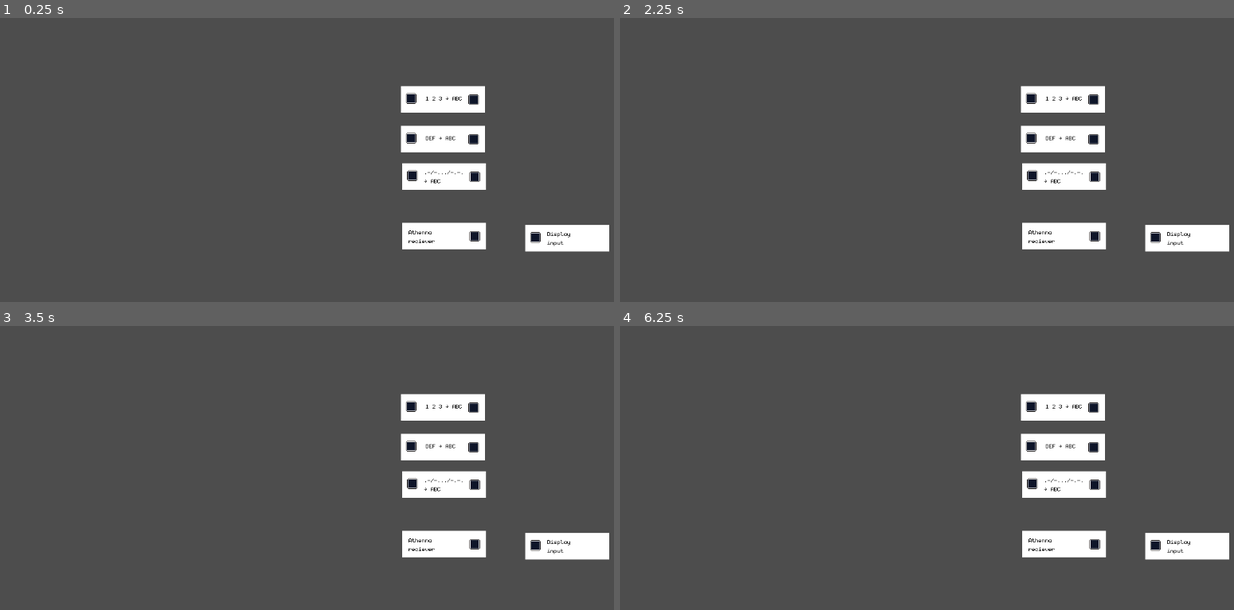
Above: before the commit, frames 1-4 (two rows, left to right).
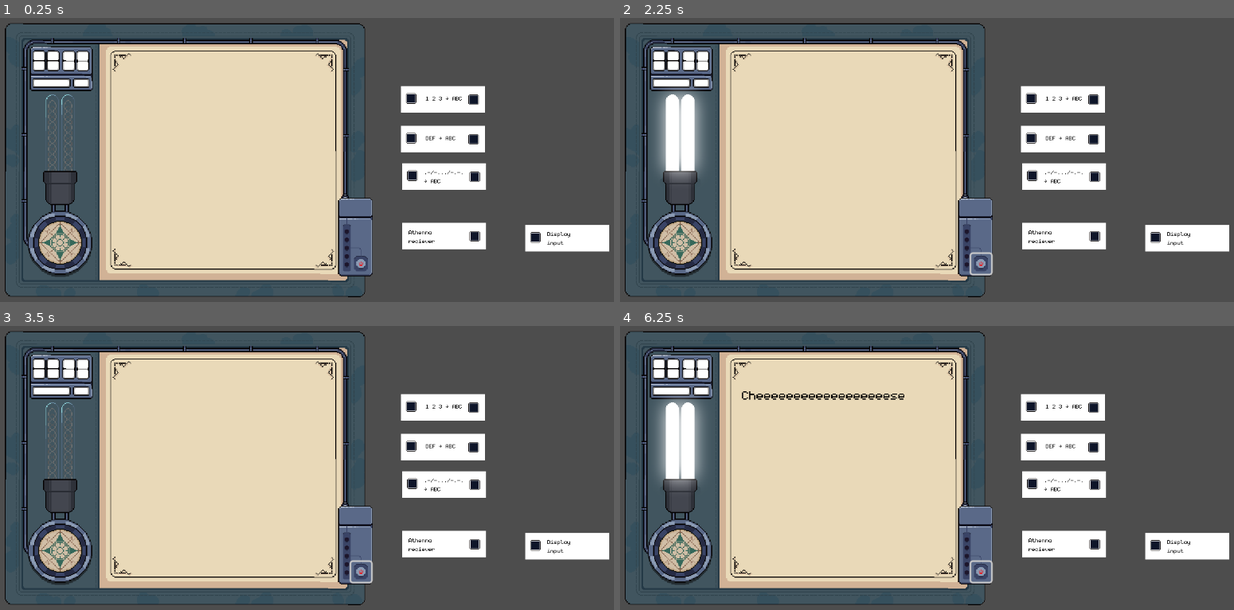
Above: after the commit, the same moments.

Repository: Limit-sest/wiretap
Game: Godot game, scene res://main.tscn
The game is run twice, just before and just after one commit, with the same random seed, the same clock (stepped at 60 frames per second) and the same inputs.
Inputs (mouse positions are in pixels of both pictures, inside the frame that each line leads up to):
- Up to frame 1 (0.25 s): no input
- Up to frame 2 (2.25 s): click (982, 265) at 0.52 s; tap Enter at 1.25 s; move the mouse to (1031, 97) at 1.27 s; hold Right 1.28-2.03 s; tap Alt at 1.35 s; click (1031, 97) at 1.42 s; tap Space at 2 s; move the mouse to (1092, 100) at 2.02 s; hold Down from 2.03 s (still down); tap Shift at 2.1 s; click (1092, 100) at 2.17 s
- Up to frame 3 (3.5 s): tap Enter at 2.75 s; move the mouse to (411, 485) at 2.77 s; release Down at 2.78 s; hold Right from 2.78 s (still down); tap Alt at 2.85 s; click (411, 485) at 2.92 s
- Up to frame 4 (6.25 s): tap Space at 3.5, 5 s; move the mouse to (1092, 485) at 3.52 s; release Right at 3.53 s; hold Up 3.53-4.28 s; tap Shift at 3.6, 5.1 s; click (1092, 485) at 3.67 s; tap Enter at 4.25 s; move the mouse to (1031, 445) at 4.27 s; hold Left 4.28-5.78 s; tap Alt at 4.35, 5.85 s; click (1031, 445) at 4.42 s; move the mouse to (1092, 448) at 5.02 s; click (1092, 448) at 5.17 s; move the mouse to (1154, 544) at 5.77 s; hold Down from 5.78 s (still down); click (1154, 544) at 5.92 s

The runs differ from the first frame. In frame 1, 43% of the frame differs, in the area x 0-61%, y 1-99%; in frame 2, 45%; in frame 3, 43%; in frame 4, 45%.

Commit message:
Add initial encoding

Diff:
--- a/main.tscn
+++ b/main.tscn
@@ -16,7 +16,6 @@
 [node name="Camera2D" type="Camera2D" parent="."]
 
 [node name="tty" parent="." instance=ExtResource("1_ig7tw")]
-visible = false
 position = Vector2(-576, -324)
 
 [node name="Numbers" type="Polygon2D" parent="."]
--- a/scripts/cipher_utils.gd
+++ b/scripts/cipher_utils.gd
@@ -1,6 +1,6 @@
 class_name CipherUtils
 
-const ALPHABET = " abcdefghijklmnopqrstuvwxyz1234567890.,?!:"
+const ALPHABET = " abcdefghijklmnopqrstuvwxyz1234567890.,?!:-"
 const MORSE_CODE = {
 	"a": ".-", "b": "-...", "c": "-.-.", "d": "-..", "e": ".", "f": "..-.",
 	"g": "--.", "h": "....", "i": "..", "j": ".---", "k": "-.-", "l": ".-..",
@@ -36,10 +36,12 @@
 			final_string += c
 			continue
 		index += shift
-		if index > ALPHABET.length():
+		if index >= ALPHABET.length():
 			index -= ALPHABET.length()
+			continue
 		elif index < 0:
 			index += ALPHABET.length()
+			continue
 		final_string += ALPHABET[index]
 	return final_string
 
@@ -82,3 +84,15 @@
 		else: final_string += c
 
 	return final_string
+
+static func encode_random(string: String) -> String:
+	var functions = [encode_caesar, encode_numbers, encode_morse]
+	var used = []
+	var working_string = string
+	for i in range(2):
+		var index = randi() % 3
+		while used.has(index):
+			index = randi() % 3
+		used.append(index)
+		working_string = functions[index].call(working_string)
+	return working_string
--- a/scripts/signal_manager.gd
+++ b/scripts/signal_manager.gd
@@ -1,6 +1,7 @@
 extends Node2D
 
 @onready var initial_node = %Anthenna/Output
+@onready var encoded_string = CipherUtils.encode_random("Hello world")
 
 func _get_linked_port(first_port: Area2D): # Get output port in the same module
 	var parent = first_port.get_parent()
@@ -14,20 +15,11 @@
 
 func _on_signal_send_timeout() -> void:
 	var current_node = initial_node
+	var working_string = encoded_string
 	while true:
 		var next_node = _get_next_port(current_node)
 		if !next_node: break
 		current_node = _get_linked_port(next_node)
 		if !current_node: break
 
-	var caesar = CipherUtils.encode_caesar("AHOJ")
-	print(caesar)
-	print(CipherUtils.decode_caesar(caesar))
-
-	var numbers = CipherUtils.encode_numbers("AHOJ")
-	print(numbers)
-	print(CipherUtils.decode_numbers(numbers))
-
-	var morse = CipherUtils.encode_morse("AHOJ")
-	print(morse)
-	print(CipherUtils.decode_morse(morse))
+	print(working_string)
